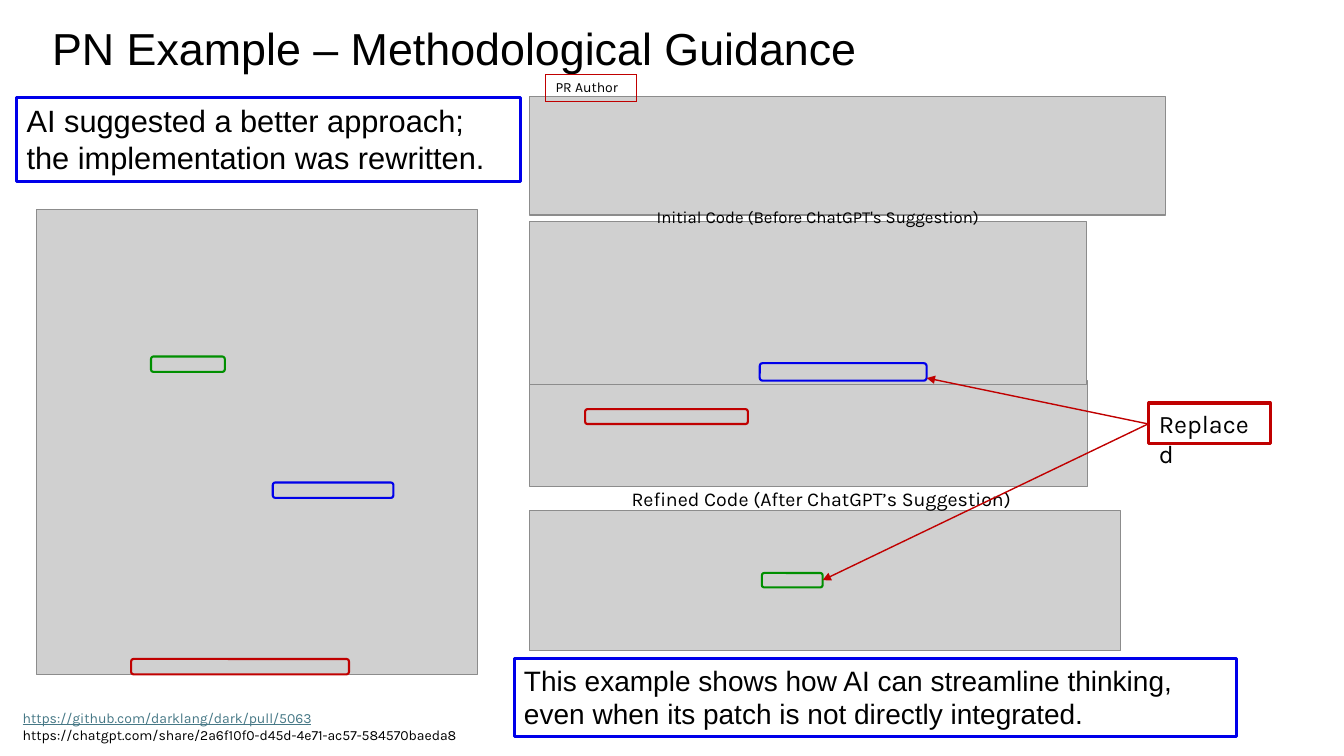
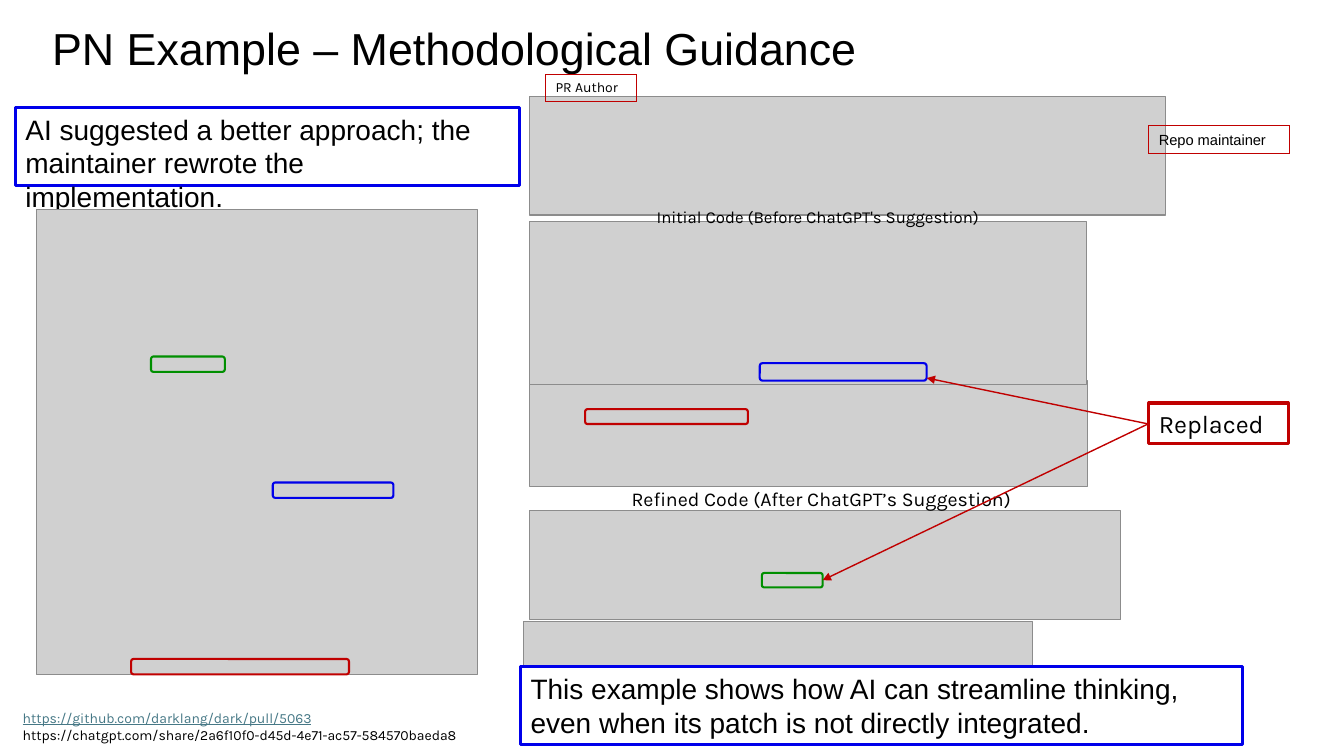
Before and after one commit to johnxu21/johnxu21.github.io, a slide deck: slide 15 of teaching/CS472/Timetable/LLV-L1.pptx. Drawn at 1344x756 pixels with LibreOffice and Linux fonts; fonts in the diff are those of the drawing; grey boxes stand for pictures; background and template pictures are left out. Boxes give left, top, right and bottom in pixels: in the first picture for what was removed or moved away, otherwise in the second. Text is boxed around its words. In the diff, an @@ line names an element or a change of style, - is before the commit and + after.

```diff
--- a/teaching/CS472/Timetable/LLV-L1.pptx
+++ b/teaching/CS472/Timetable/LLV-L1.pptx
@@ rectangle "AI suggested a better approach; ...": place and size @@
-rectangle "AI suggested a better approach; ..." at <box>17,97,521,181</box>
+rectangle "AI suggested a better approach; ..." at <box>15,108,519,186</box>
@@ text in rectangle at <box>25,119,471,174</box>: text changed; size 22 to 20 pt @@
-AI suggested a better approach; the implementation was rewritten.
+AI suggested a better approach; the maintainer rewrote the implementation.
@@ rectangle added at <box>1149,125,1290,153</box>, outline #C00000 0.75 pt, 10.5 pt, text #000000 @@
+Repo maintainer
@@ rectangle "Replaced": place and size @@
-rectangle "Replaced" at <box>1149,403,1270,444</box>
+rectangle "Replaced" at <box>1149,403,1289,444</box>
@@ picture: place and size @@
-picture at <box>530,511,1121,651</box>
+picture at <box>530,511,1121,620</box>
@@ picture added at <box>524,621,1033,667</box> @@
@@ rectangle "This example shows how AI ...": place and size @@
-rectangle "This example shows how AI ..." at <box>514,658,1236,736</box>
+rectangle "This example shows how AI ..." at <box>520,666,1242,744</box>
```
Also in this commit, not shown: 4 other slides changed, 4 slides added, 4 other files.
